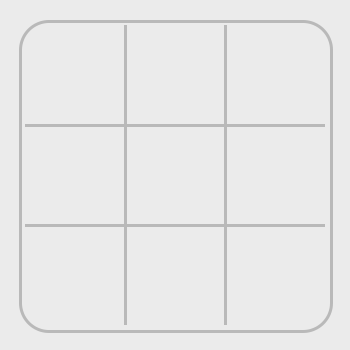
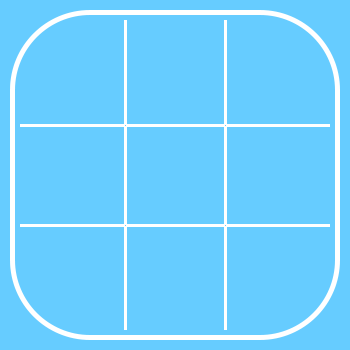
Layer changes from the first 350x350 image to the second:
added layer "Rounded Rectangle 4" above "Rounded Rectangle 3" over (10, 10, 340, 340)
added layer "Layer 3" above "Rounded Rectangle 2" over (20, 20, 330, 330)
hid "Rounded Rectangle 2" over (19, 20, 333, 333)
hid "Layer 2" over (25, 25, 325, 325)
hid "Rectangle 1" over (0, 0, 350, 350)
painted on "Background" over (0, 0, 350, 350)
